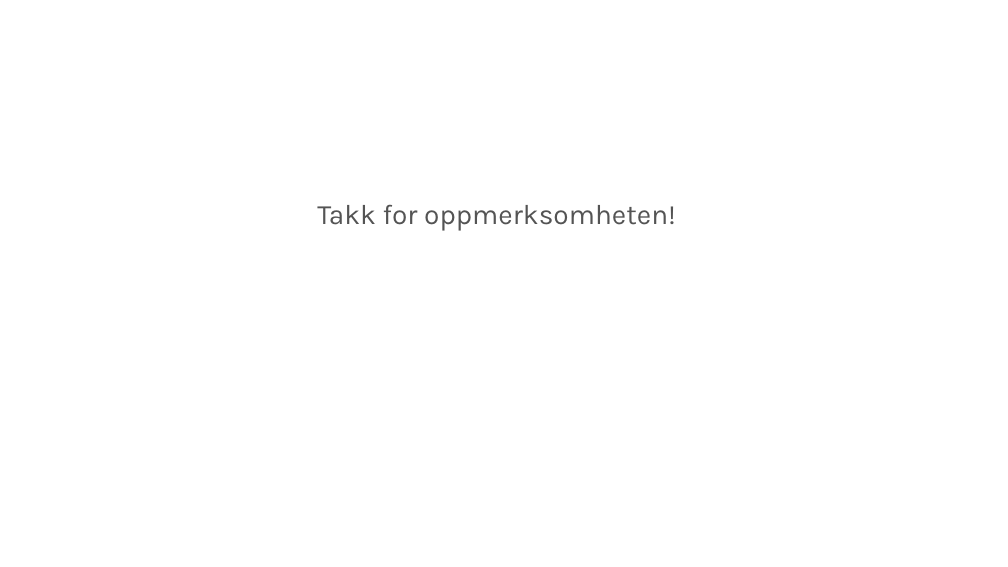
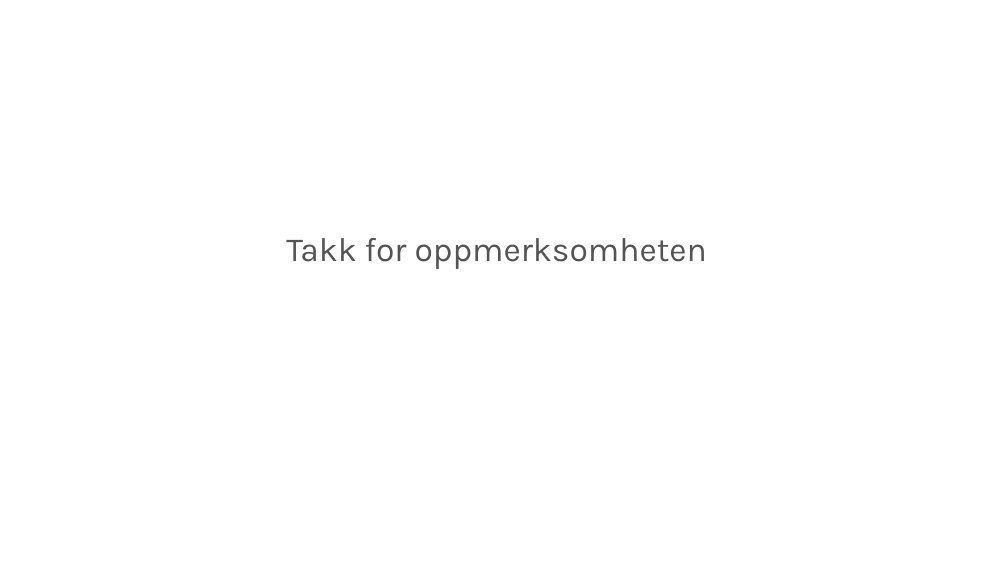
Before and after one commit to ttessem/SemWebKurs, a slide deck: slide 12 of SemWebKursUiB.pptx (slide 16 before the commit). Drawn at 1008x567 pixels with LibreOffice and Linux fonts; fonts in the diff are those of the drawing; background and template pictures are left out. Boxes give left, top, right and bottom in pixels: in the first picture for what was removed or moved away, otherwise in the second. Text is boxed around its words. In the diff, an @@ line names an element or a change of style, - is before the commit and + after.

```diff
--- a/SemWebKursUiB.pptx
+++ b/SemWebKursUiB.pptx
@@ title at [286, 238, 707, 269]: text changed; size 20 to 24 pt @@
-Takk for oppmerksomheten!
+Takk for oppmerksomheten
```
Also in this commit, not shown: 11 slides added, 15 slides removed, 3 other files.
